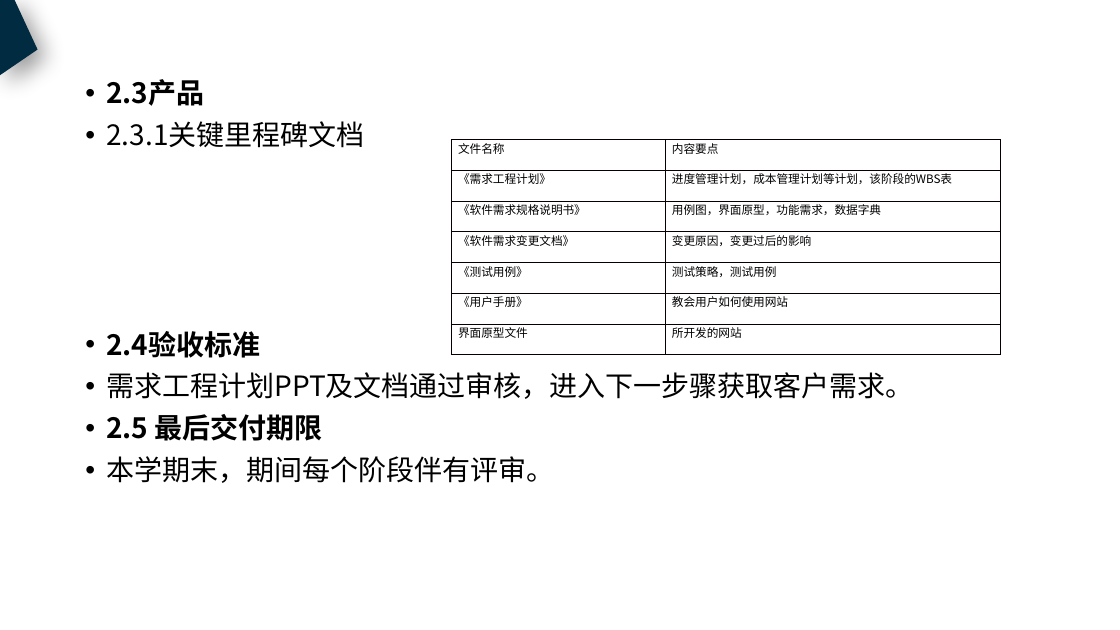
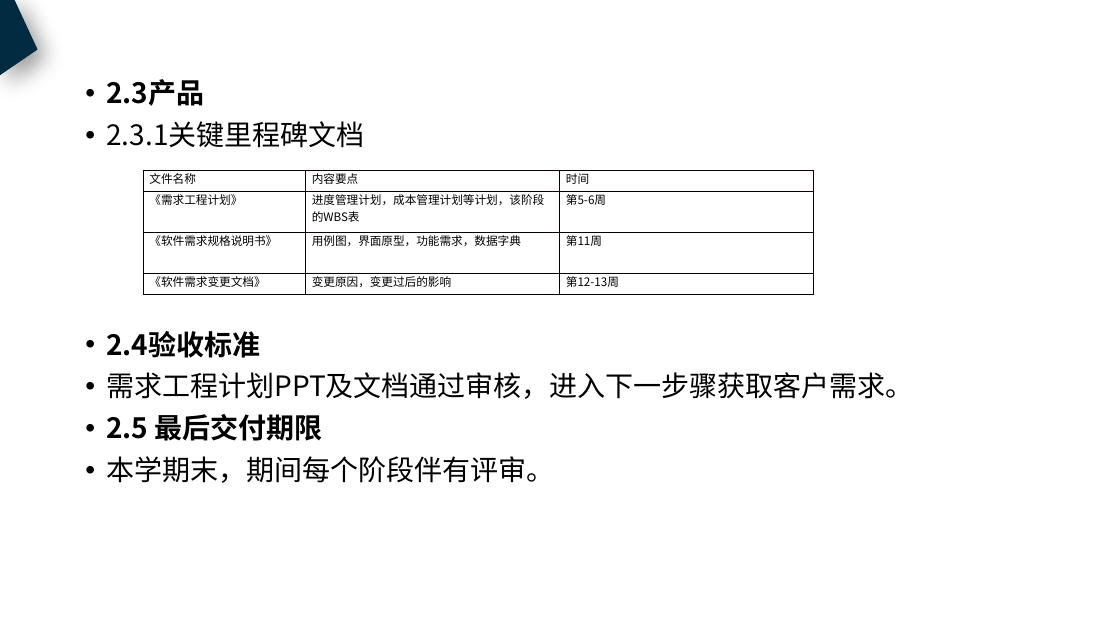
Before and after one commit to PRD2018-G18/PRD2018, a slide deck: slide 10 of 非受控文档/过程文档/需求工程计划.pptx. Drawn at 1120x630 pixels with LibreOffice and Linux fonts; fonts in the diff are those of the drawing. Boxes give left, top, right and bottom in pixels: in the first picture for what was removed or moved away, otherwise in the second. Text is boxed around its words. In the diff, an @@ line names an element or a change of style, - is before the commit and + after.

Commit message:
UML基础2、需求工程计划PPT（改）

```diff
--- a/非受控文档/过程文档/需求工程计划.pptx
+++ b/非受控文档/过程文档/需求工程计划.pptx
@@ table at (x1=143, y1=171, x2=813, y2=294) @@
-文件名称 | 内容要点
-《需求工程计划》 | 进度管理计划，成本管理计划等计划，该阶段的WBS表
-《软件需求规格说明书》 | 用例图，界面原型，功能需求，数据字典
-《软件需求变更文档》 | 变更原因，变更过后的影响
-《测试用例》 | 测试策略，测试用例
-《用户手册》 | 教会用户如何使用网站
-界面原型文件 | 所开发的网站
+文件名称 | 内容要点 | 时间
+《需求工程计划》 | 进度管理计划，成本管理计划等计划，该阶段的WBS表 | 第5-6周
+《软件需求规格说明书》 | 用例图，界面原型，功能需求，数据字典 | 第11周
+《软件需求变更文档》 | 变更原因，变更过后的影响 | 第12-13周
@@ table resized from (x1=452, y1=139, x2=1001, y2=355) to (x1=143, y1=171, x2=813, y2=294) @@
```
Also in this commit, not shown: 20 other slides changed, 5 slides added, 1 other file.
